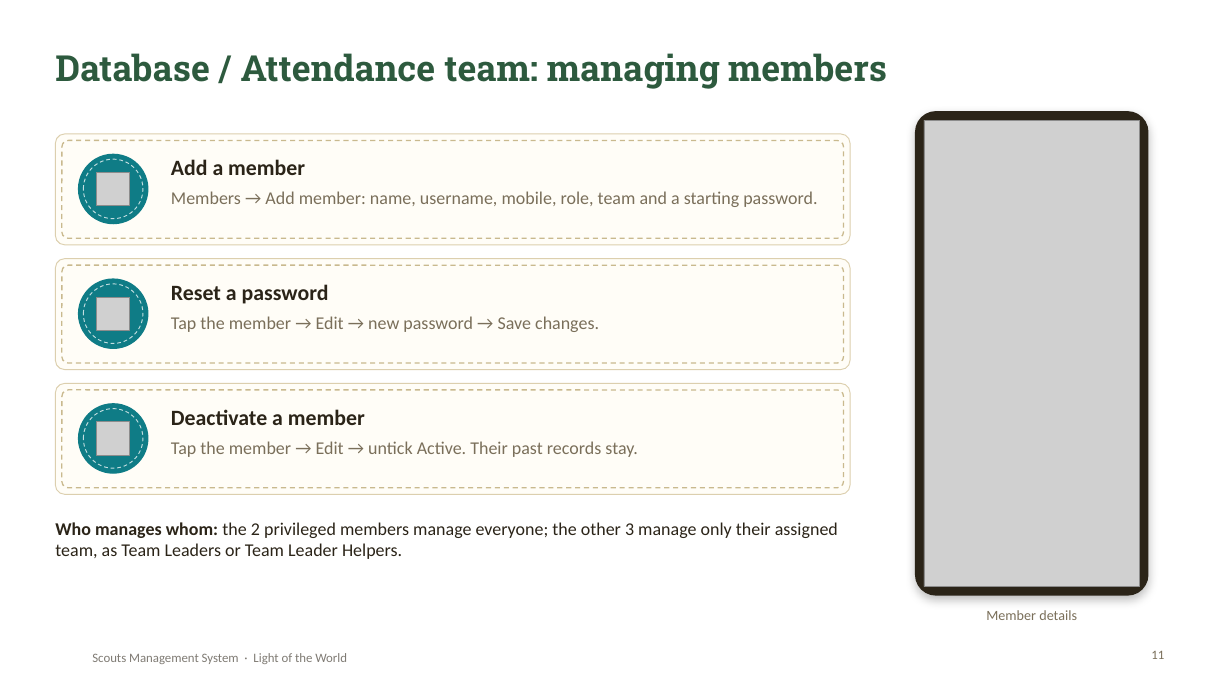
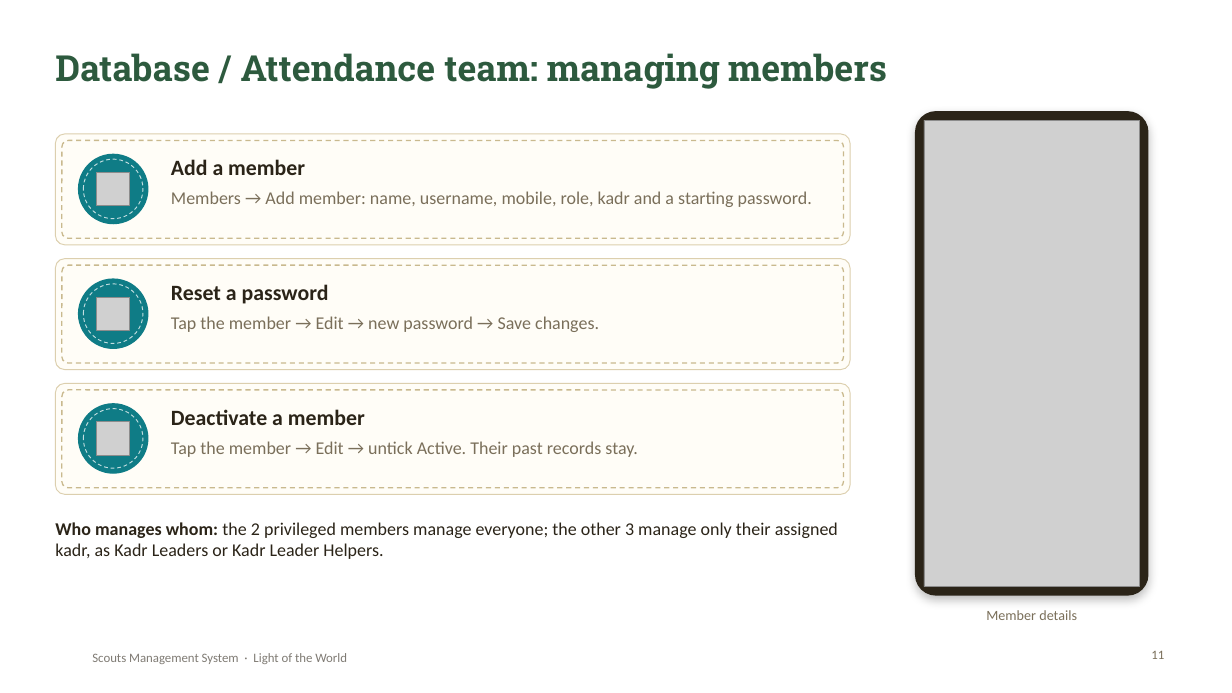
Before and after one commit to SamuelAtef123/Scouts-Management-System-Web-App, a slide deck: slide 11 of docs/Scouts-Project-Presentation.pptx. Drawn at 1232x693 pixels with LibreOffice and Linux fonts; fonts in the diff are those of the drawing; grey boxes stand for pictures; background and template pictures are left out. Boxes give left, top, right and bottom in pixels: in the first picture for what was removed or moved away, otherwise in the second. Text is boxed around its words. In the diff, an @@ line names an element or a change of style, - is before the commit and + after.

Commit message:
Rename Team to Kadr and Scouts Leader to Group Leader
- English: Kadr, Kadr Session, Group Leader, Group Leader Helper, and
  '<Kadr> Kadr Leader' / '<Kadr> Kadr Leader Helper' on profiles and member lists.
- Arabic: كدر, قائد المجموعة, مساعد قائد المجموعة, قائد كدر أشبال, مساعد قائد كدر أشبال.
- Server messages renamed, with their Arabic translations.
- Startup migration renames 'team' to 'kadr' in member names and usernames.
- Report, presentation and README updated.

```diff
--- a/docs/Scouts-Project-Presentation.pptx
+++ b/docs/Scouts-Project-Presentation.pptx
@@ text at (x1=171, y1=191, x2=812, y2=207): text changed @@
-Members → Add member: name, username, mobile, role, team and a starting password.
+Members → Add member: name, username, mobile, role, kadr and a starting password.
@@ text at (x1=55, y1=522, x2=838, y2=559): text changed @@
-Who manages whom: the 2 privileged members manage everyone; the other 3 manage only their assigned team, as Team Leaders or Team Leader Helpers.
+Who manages whom: the 2 privileged members manage everyone; the other 3 manage only their assigned kadr, as Kadr Leaders or Kadr Leader Helpers.
```
Also in this commit, not shown: 9 other slides changed, 26 other files.
